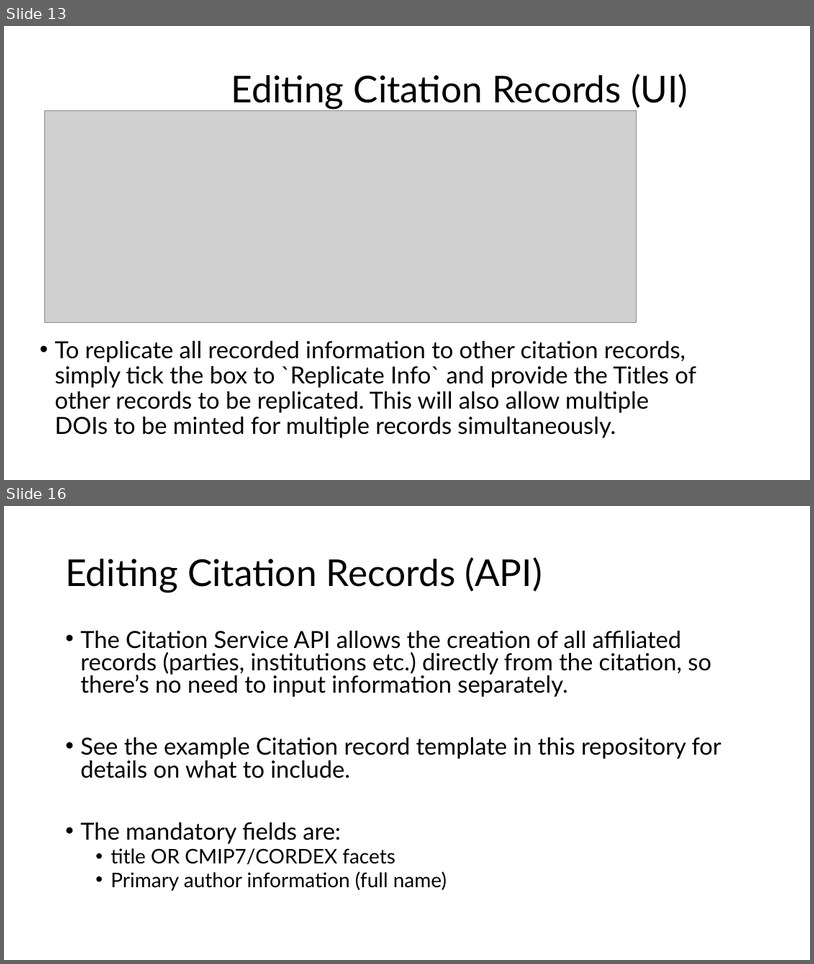
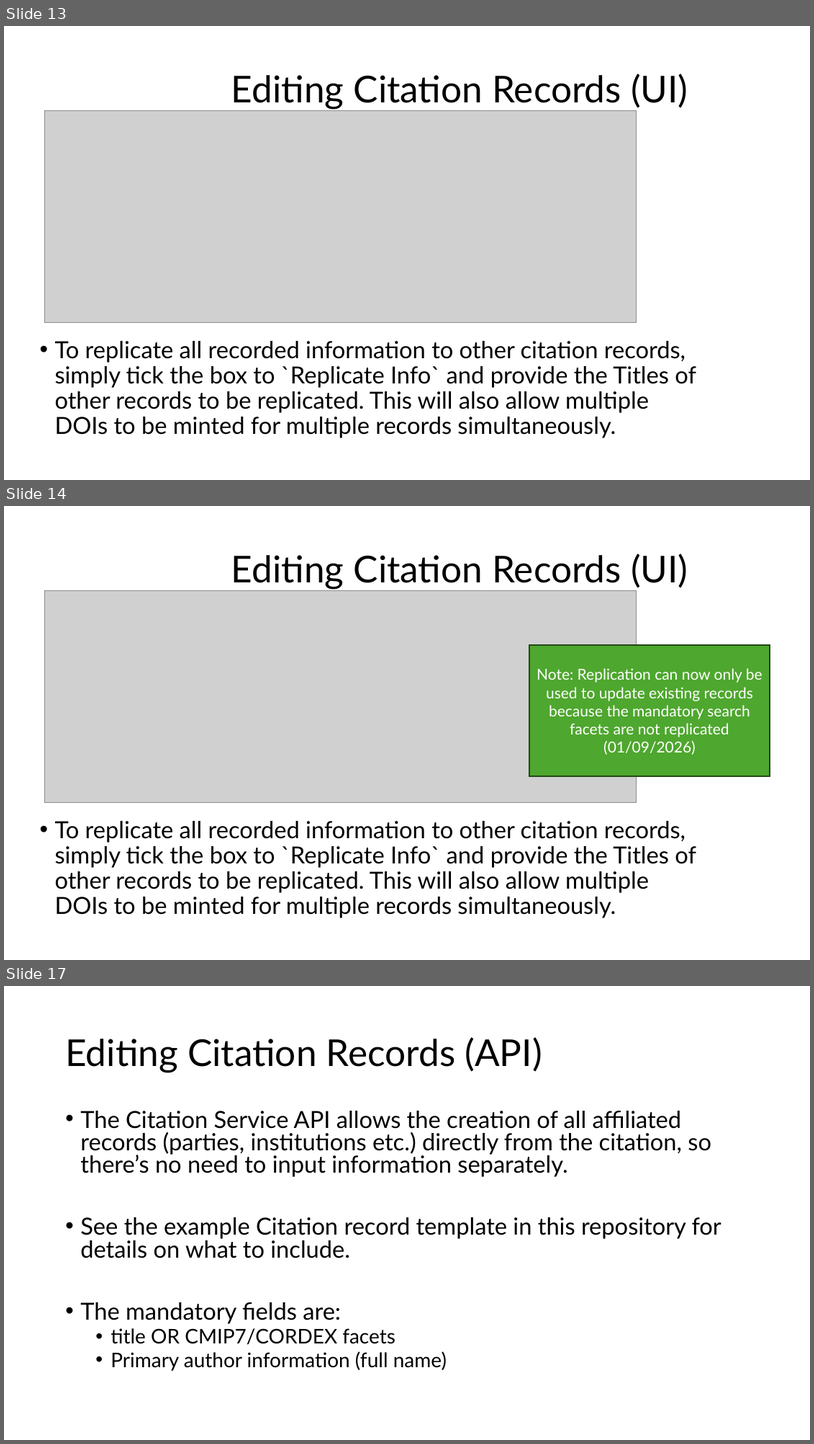
Before and after one commit to cedadev/cmip7-citation-service, a slide deck: docs/CitationReviewerGuide.pptx. Shown one above the other, each under a label of ours: slides 13 and 16 before the commit, slides 13, 14 and 17 after it; the slides between them are not shown. The pictures are 814x964 and 814x1444 pixels, drawn with LibreOffice and Linux fonts; fonts in the diff are those of the drawing; grey boxes stand for pictures. Boxes give left, top, right and bottom in pixels: in the first picture for what was removed or moved away, otherwise in the second. Text is boxed around its words. In the diff, an @@ line names an element or a change of style, - is before the commit and + after.

```diff
--- a/docs/CitationReviewerGuide.pptx
+++ b/docs/CitationReviewerGuide.pptx
@@ slide 14 added at (4,506,810,960), background #FFFFFF @@
@@ title added at (232,554,689,589), 44 pt, text #000000 @@
+Editing Citation Records (UI)
@@ picture added at (44,591,637,802) @@
@@ rectangle added at (530,645,771,777), fill #4EA72E, outline #224914 1.5 pt, 18 pt, text #FFFFFF @@
+Note: Replication can now only be used to update existing records because the mandatory search facets are not replicated (01/09/2026)
@@ text added at (55,821,697,918), 28 pt, text #000000 @@
+• To replicate all recorded information to other citation records, simply tick the box to `Replicate Info` and provide the Titles of other records to be replicated. This will also allow multiple DOIs to be minted for multiple records simultaneously.
@@ what was slide 16 is now slide 17 @@
```
Also in this commit, not shown: 4 slides changed, 1 other file.
